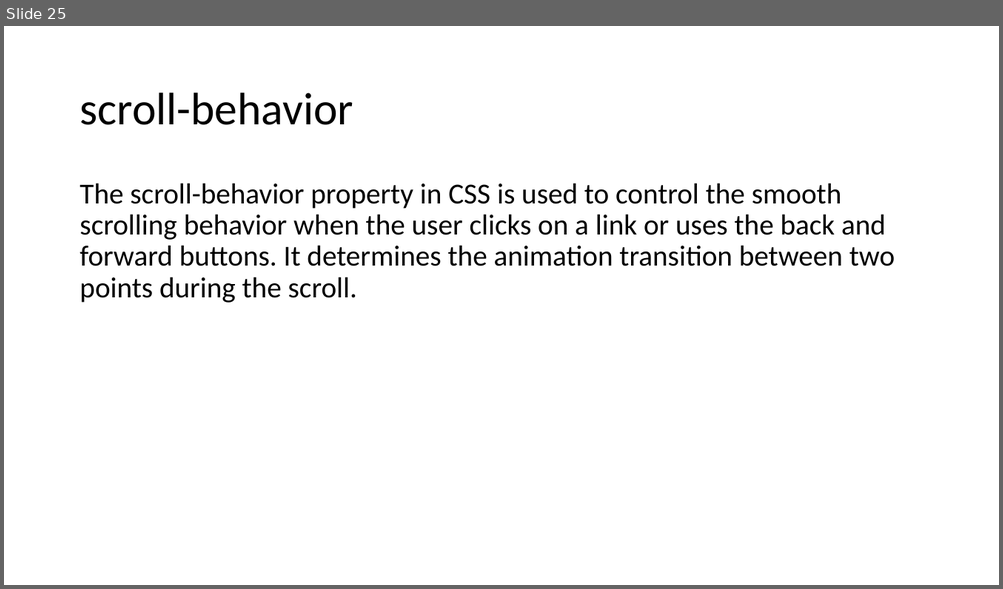
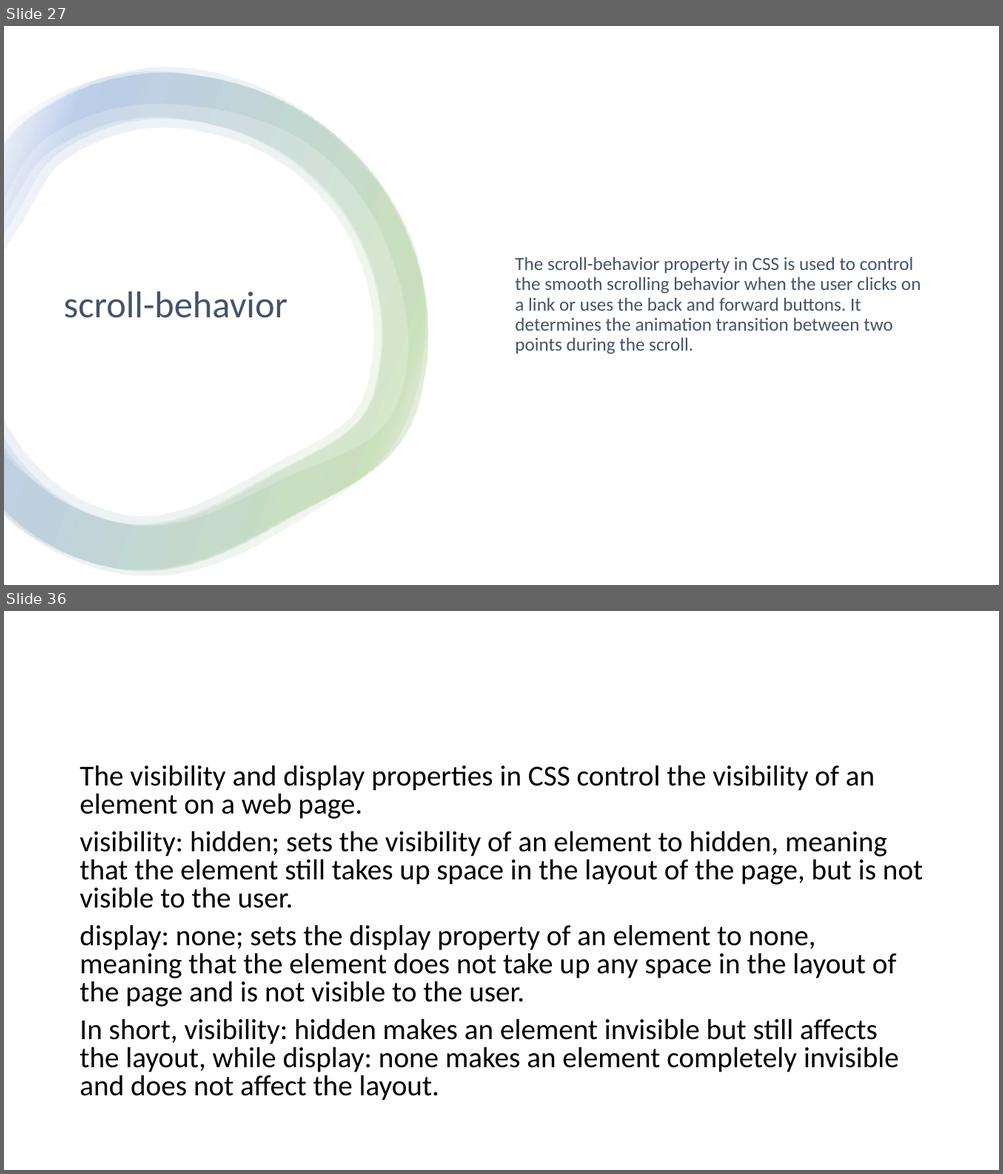
Before and after one commit to 1shaked/full-stack, a slide deck: 6ass/main6.pptx. Shown one above the other, each under a label of ours: slide 25 before the commit, slides 27 and 36 after it; the slides between them are not shown. The pictures are 1003x589 and 1003x1174 pixels, drawn with LibreOffice and Linux fonts; fonts in the diff are those of the drawing. Boxes give left, top, right and bottom in pixels: in the first picture for what was removed or moved away, otherwise in the second. Text is boxed around its words. In the diff, an @@ line names an element or a change of style, - is before the commit and + after.

```diff
--- a/6ass/main6.pptx
+++ b/6ass/main6.pptx
@@ slide 36 added at (x1=4, y1=611, x2=999, y2=1170), background #FFFFFF @@
@@ text added at (x1=79, y1=765, x2=922, y2=1101), 28 pt, text #000000 @@
+The visibility and display properties in CSS control the visibility of an element on a web page.
+visibility: hidden; sets the visibility of an element to hidden, meaning that the element still takes up space in the layout of the page, but is not visible to the user.
+display: none; sets the display property of an element to none, meaning that the element does not take up any space in the layout of the page and is not visible to the user.
+In short, visibility: hidden makes an element invisible but still affects the layout, while display: none makes an element completely invisible and does not affect the layout.
@@ what was slide 25 is now slide 27 @@
@@ slide 27 changed as well @@
@@ rectangle added at (x1=4, y1=26, x2=999, y2=585), fill #FFFFFF @@
@@ group added at (x1=4, y1=67, x2=429, y2=577): 4 freeform shapes @@
@@ text "The scroll-behavior property in CSS ..." moved from (x1=79, y1=183, x2=894, y2=303) to (x1=515, y1=257, x2=921, y2=355) @@
@@ text "The scroll-behavior property in CSS ..." at (x1=515, y1=257, x2=921, y2=355): size 28 to 18 pt, text colour #000000 to #44546A; vertical alignment top to middle @@
@@ title "scroll-behavior" moved from (x1=79, y1=93, x2=353, y2=125) to (x1=64, y1=292, x2=287, y2=318) @@
@@ title "scroll-behavior" at (x1=64, y1=292, x2=287, y2=318): size 44 to 36 pt, text colour #000000 to #44546A @@
```
Also in this commit, not shown: 10 other slides changed, 17 other slides added, 3 slides removed, 28 other files.
